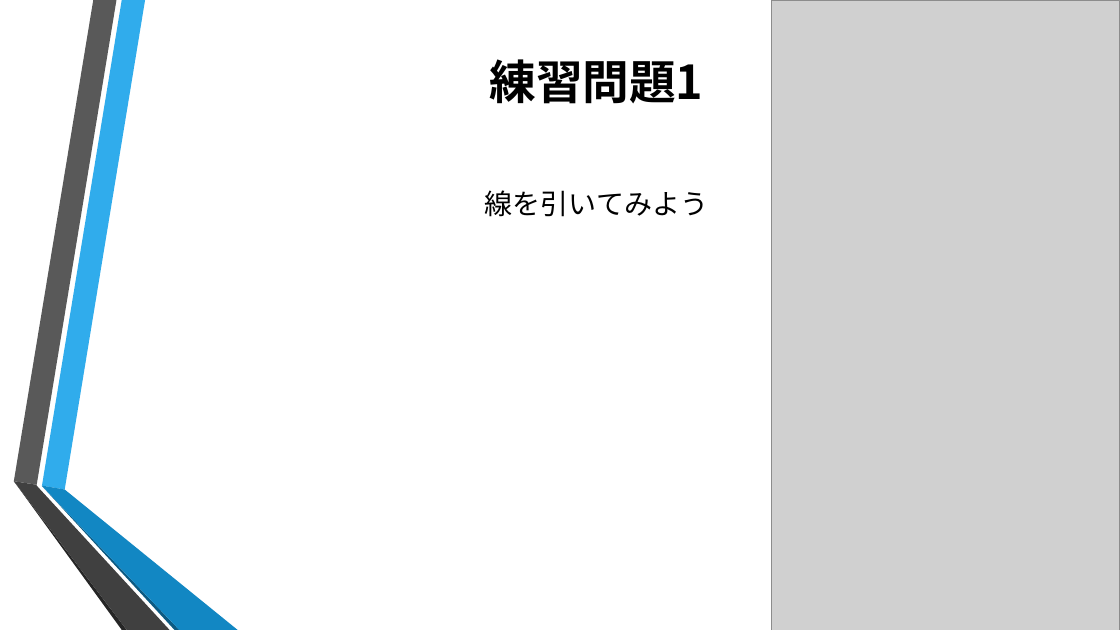
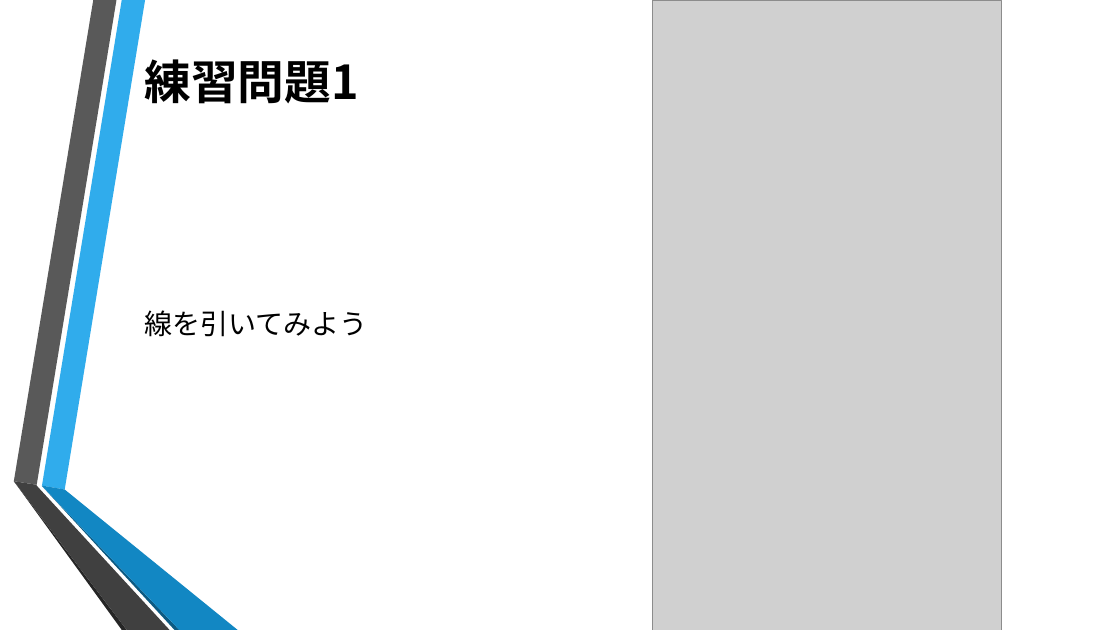
Before and after one commit to ColorSchemeSystem/1DaySummerIntern, a slide deck: slide 8 of 1day.pptx. Drawn at 1120x630 pixels with LibreOffice and Linux fonts; fonts in the diff are those of the drawing; grey boxes stand for pictures; background and template pictures are left out. Boxes give left, top, right and bottom in pixels: in the first picture for what was removed or moved away, otherwise in the second. Text is boxed around its words. In the diff, an @@ line names an element or a change of style, - is before the commit and + after.

```diff
--- a/1day.pptx
+++ b/1day.pptx
@@ title "練習問題1" at (x1=145, y1=59, x2=359, y2=104): alignment centre to left @@
@@ picture moved from (x1=771, y1=0, x2=1120, y2=630) to (x1=653, y1=0, x2=1002, y2=630) @@
@@ text "線を引いてみよう" at (x1=145, y1=310, x2=368, y2=337): alignment centre to left @@
@@ text "線を引いてみよう" moved from (x1=485, y1=190, x2=708, y2=217) to (x1=145, y1=310, x2=368, y2=337) @@
```
Also in this commit, not shown: 8 other slides changed, 6 other files.
